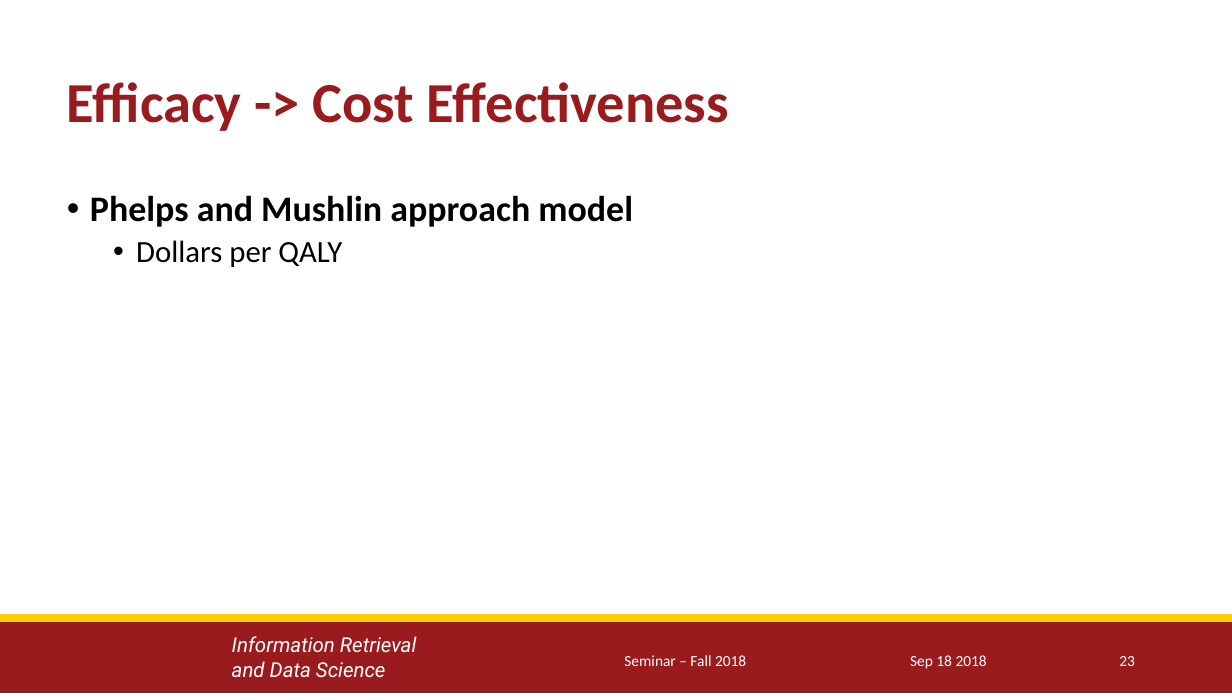
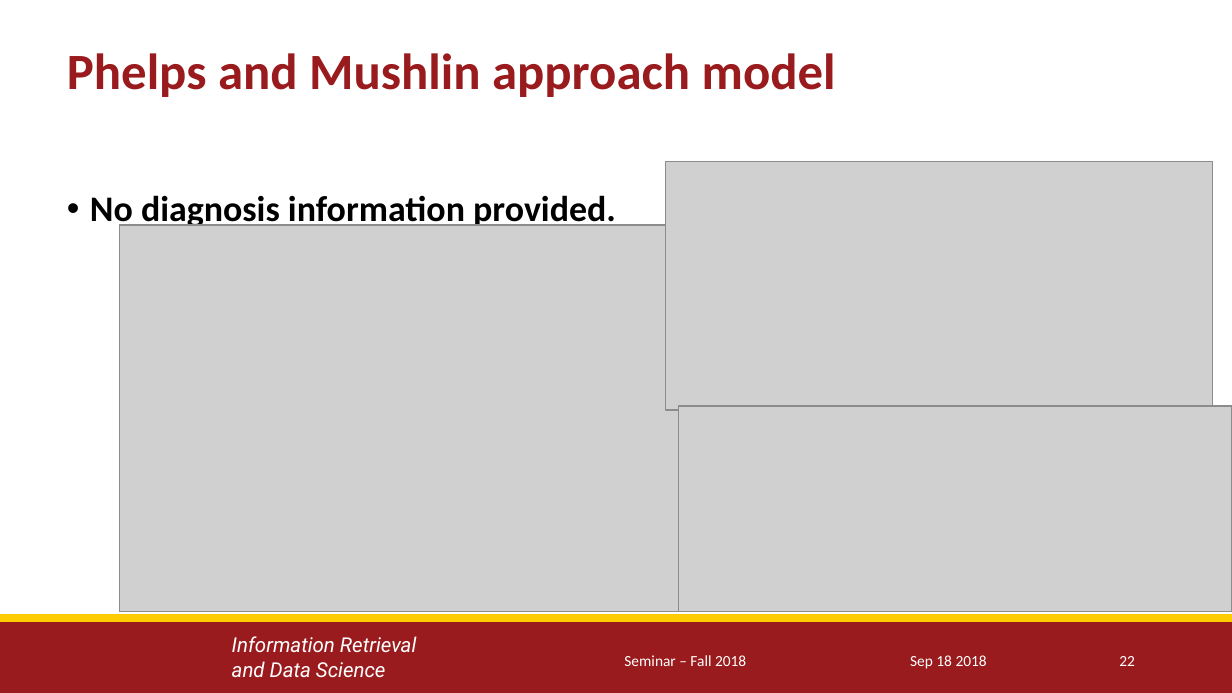
Before and after one commit to yuesOctober/survey, a slide deck: slide 22 of Presentation_1.pptx (slide 23 before the commit). Drawn at 1232x693 pixels with LibreOffice and Linux fonts; fonts in the diff are those of the drawing; grey boxes stand for pictures; background and template pictures are left out. Boxes give left, top, right and bottom in pixels: in the first picture for what was removed or moved away, otherwise in the second. Text is boxed around its words. In the diff, an @@ line names an element or a change of style, - is before the commit and + after.

Commit message:
new version

```diff
--- a/Presentation_1.pptx
+++ b/Presentation_1.pptx
@@ title at <box>67,53,836,97</box>: text changed; size 33 to 29.7 pt @@
-Efficacy -> Cost Effectiveness
+Phelps and Mushlin approach model
@@ picture added at <box>665,161,1212,409</box> @@
@@ text at <box>90,195,616,230</box>: text changed @@
-• Phelps and Mushlin approach model
-  • Dollars per QALY
+• No diagnosis information provided.
@@ picture added at <box>120,225,742,612</box> @@
@@ picture added at <box>679,407,1232,612</box> @@
@@ page number at <box>1119,656,1135,666</box>: text changed @@
-23
+22
```
Also in this commit, not shown: 2 other slides changed, 5 slides added.
